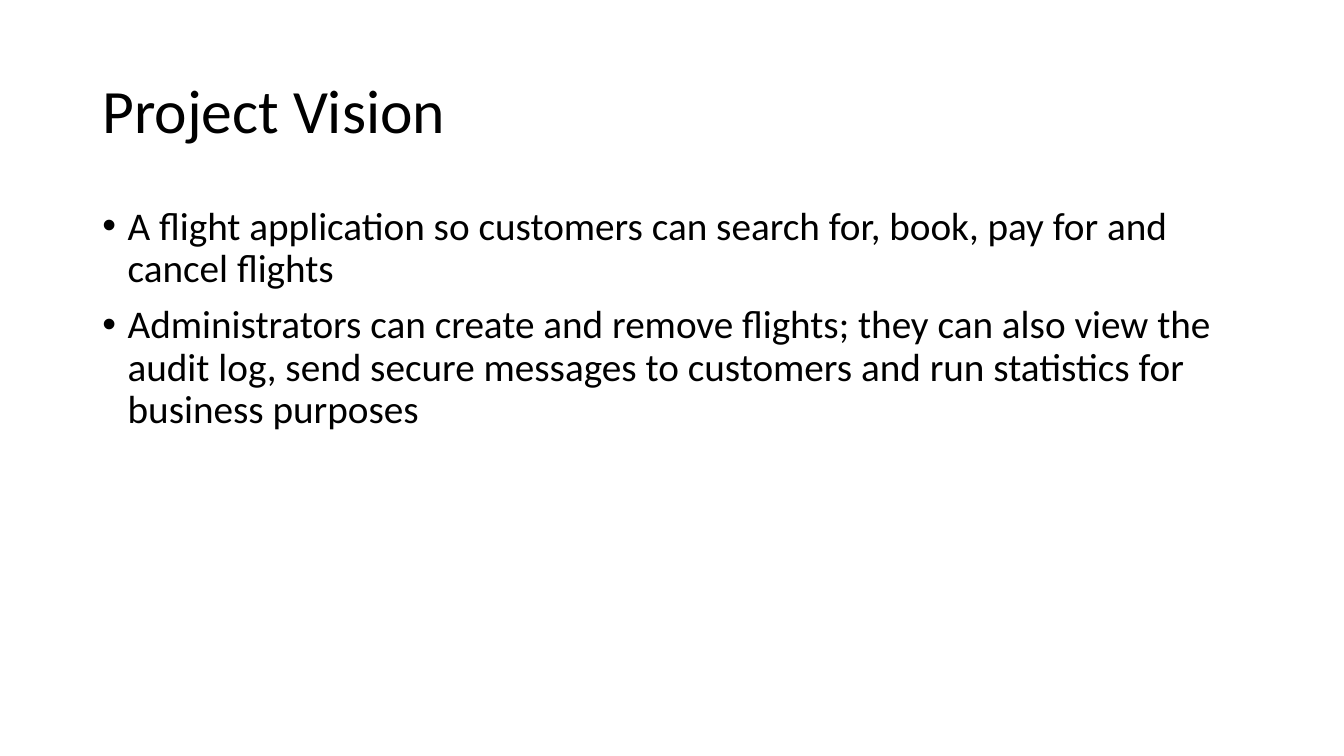
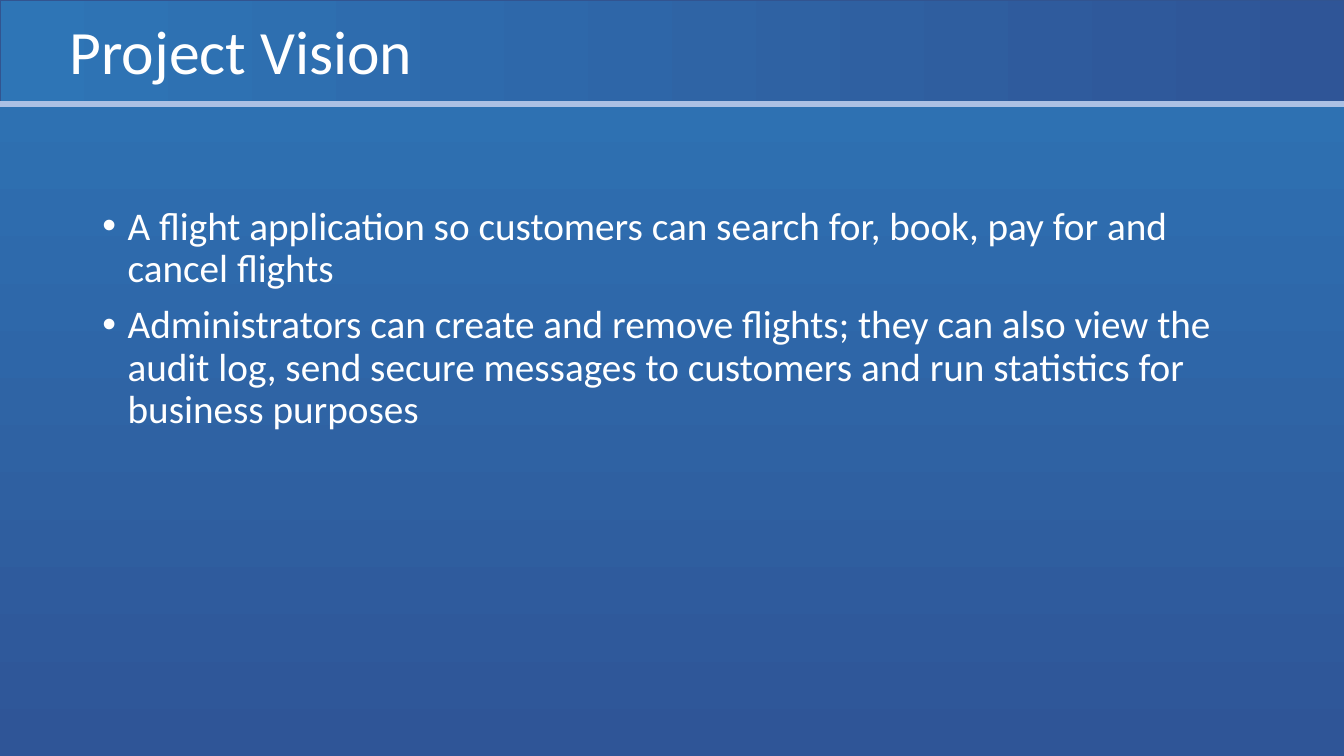
Before and after one commit to Eyo123/ISAD251REF, a slide deck: slide 2 of Presentations/PRCO204 Group Presentation.pptx. Drawn at 1344x756 pixels with LibreOffice and Linux fonts; fonts in the diff are those of the drawing. Boxes give left, top, right and bottom in pixels: in the first picture for what was removed or moved away, otherwise in the second. Text is boxed around its words. In the diff, an @@ line names an element or a change of style, - is before the commit and + after.

```diff
--- a/Presentations/PRCO204 Group Presentation.pptx
+++ b/Presentations/PRCO204 Group Presentation.pptx
@@ background #FFFFFF to gradient #2E75B6 to #2F5597 @@
@@ rectangle added at (0,0,1344,104), fill gradient #2E75B6 to #2F5597, outline #325491 1 pt @@
@@ title "Project Vision" at (70,31,412,85): text colour #000000 to #FFFFFF @@
@@ title "Project Vision": place and size @@
-title "Project Vision" at (102,90,445,144)
+title "Project Vision" at (70,31,412,85)
@@ line added from (0, 104) to (1344, 104), #ABC0E4 4 pt @@
@@ text "A flight application so customers ..." at (128,212,1210,430): text colour #000000 to #FFFFFF @@
```
Also in this commit, not shown: 7 other slides changed, 1 slide added.
